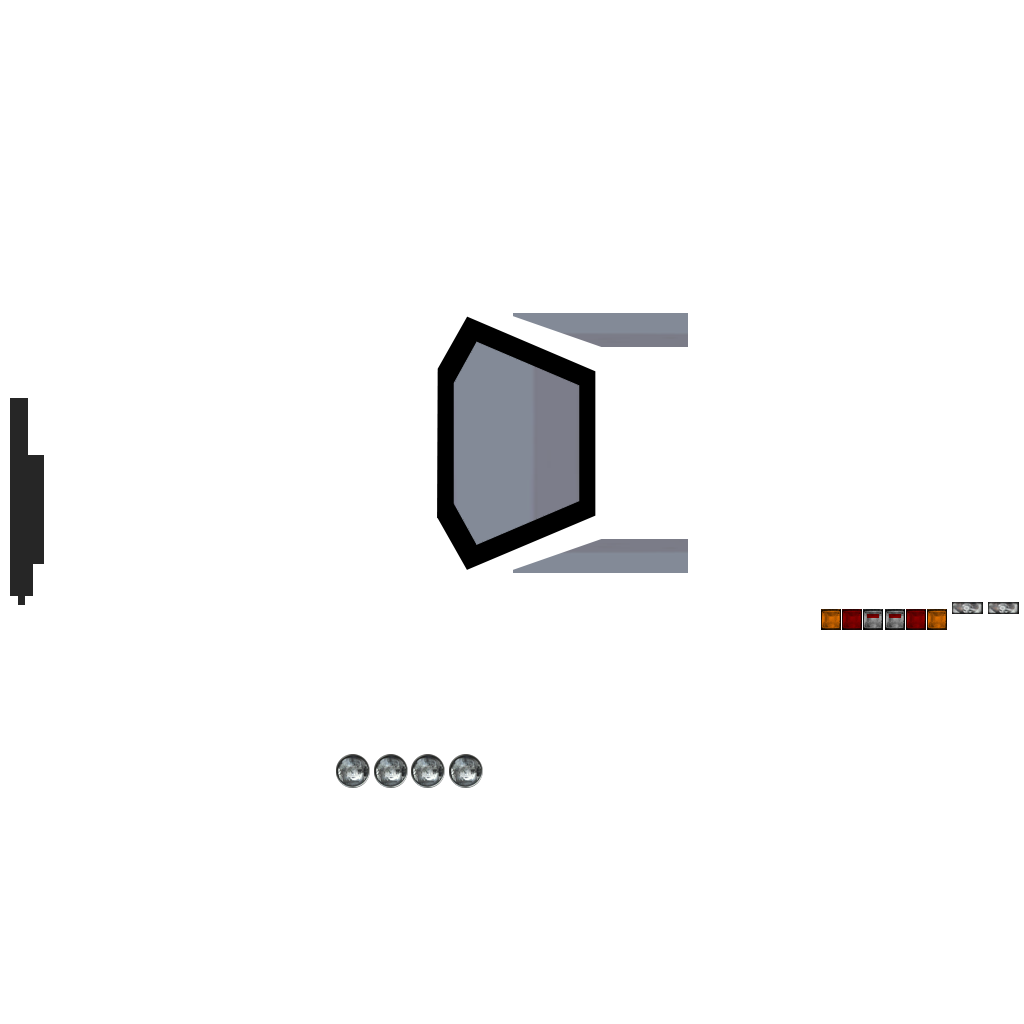
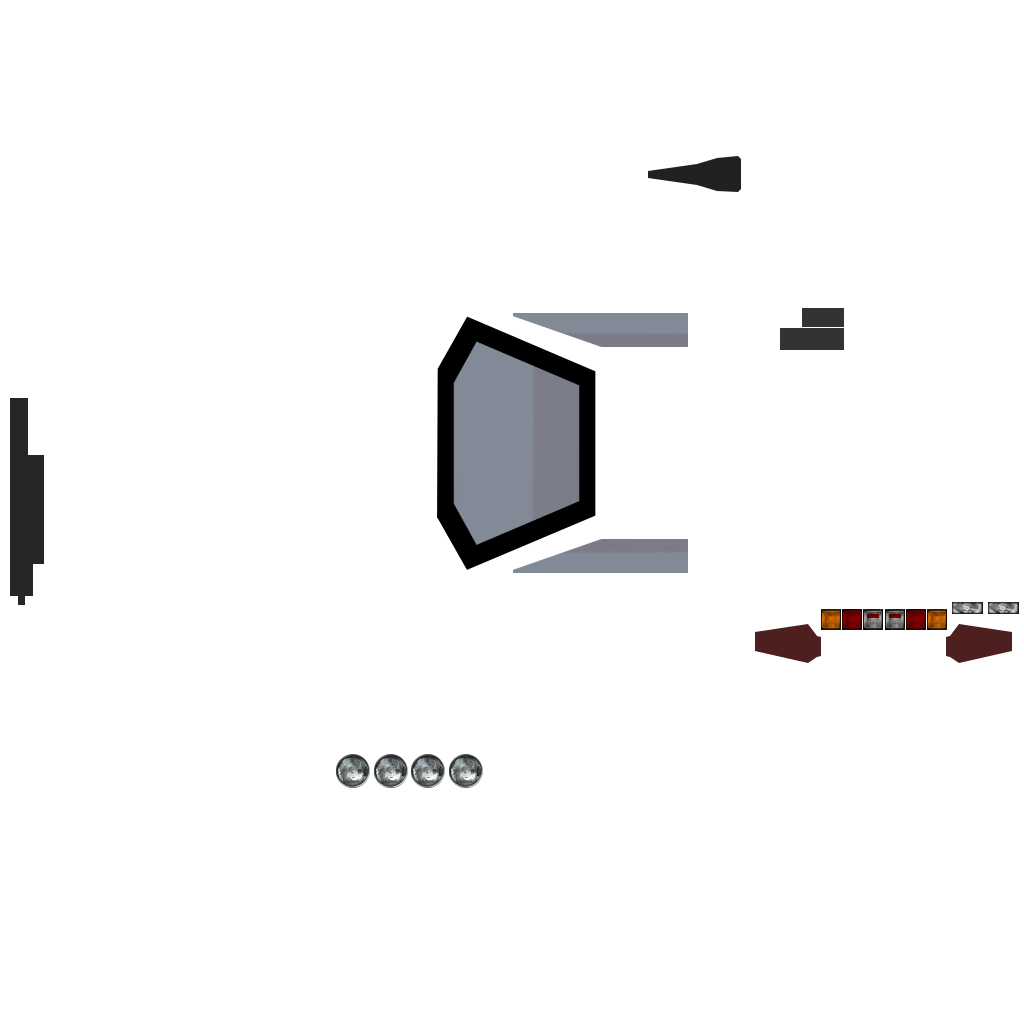
Comparing the layer stacks of the two 1024×1024 images. Changes:
showed group "UV LAYOUT" (1st of 2) (1 layers) over [648, 156, 1012, 663]
added group "GRILL" with 1 layers in group "PARTS" over [780, 308, 844, 350]
added layer "REAR GRILL" in group "GRILL" over [780, 308, 844, 350]
added layer "REAR TAIL LIGHTS" in group "BODY" over [755, 624, 1012, 663]
added layer "Прямоугольник 1" in group "BODY" over [648, 156, 741, 192]
